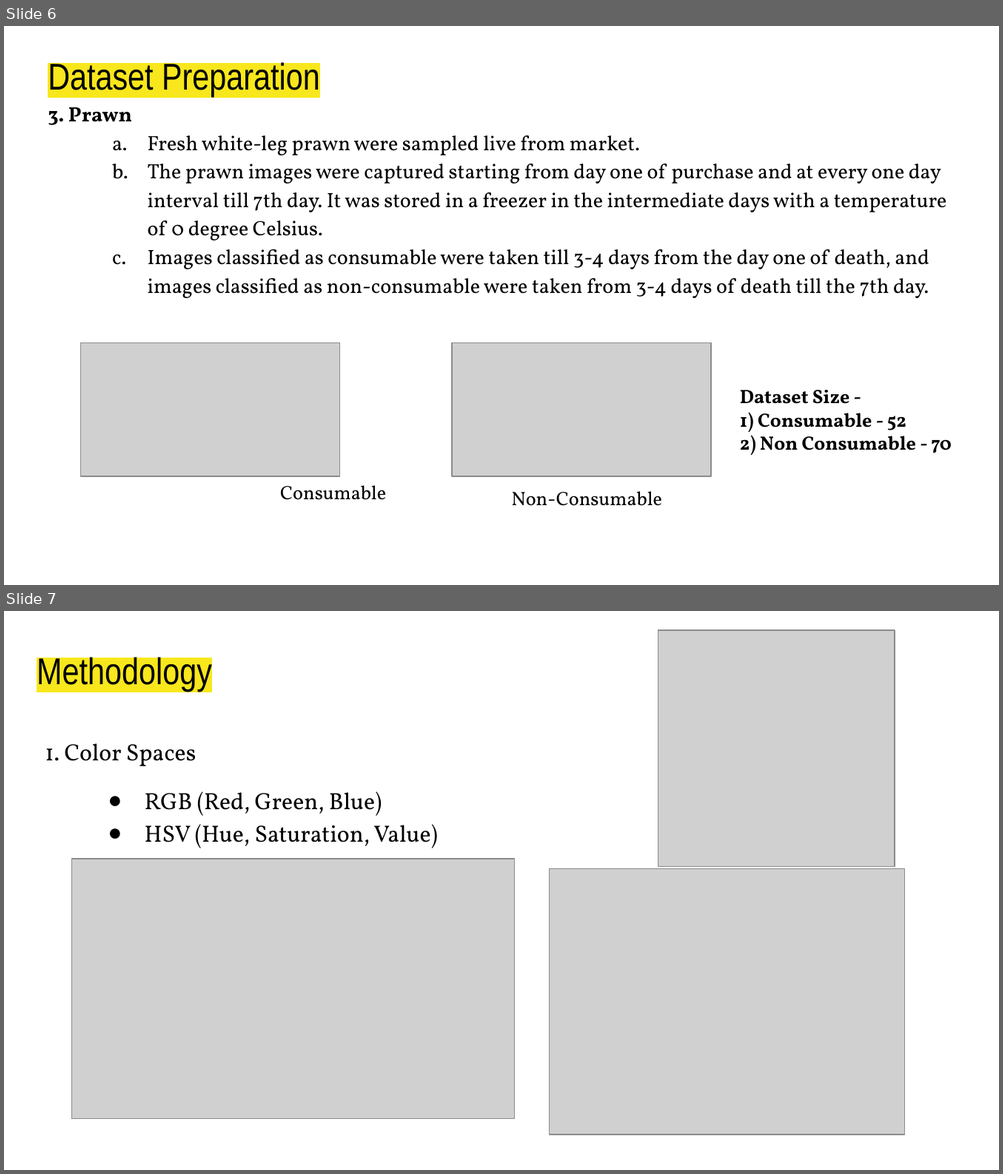
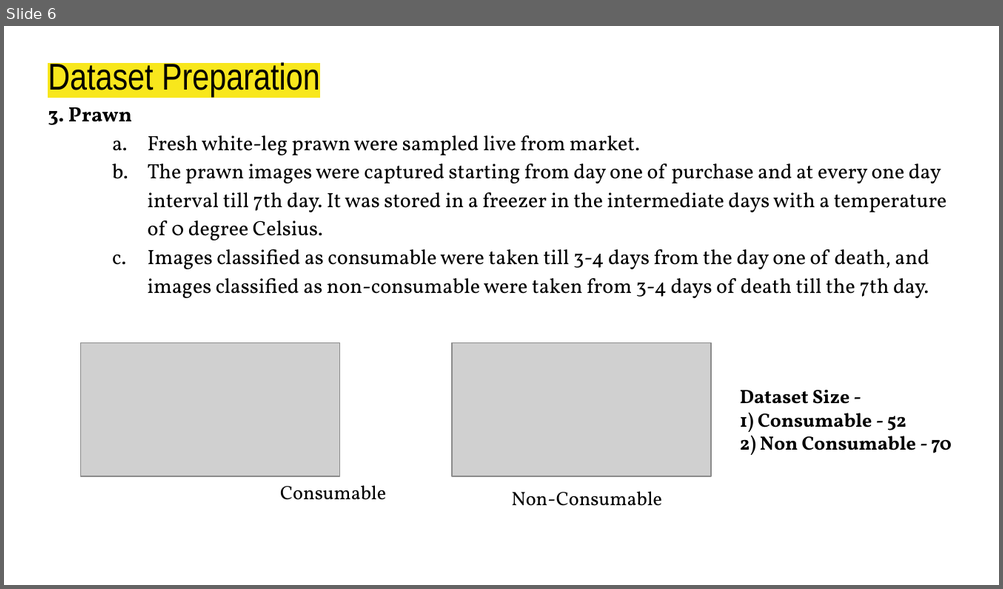
Before and after one commit to DebRC/Meat-Quality-Gradation-Research-Project-2023, a slide deck: Report-Paper-Survey/8th Semester/Report-Presentation.pptx. Shown one above the other, each under a label of ours: slides 6 and 7 before the commit, slide 6 after it. The pictures are 1003x1174 and 1003x589 pixels, drawn with LibreOffice and Linux fonts; fonts in the diff are those of the drawing; grey boxes stand for pictures. Boxes give left, top, right and bottom in pixels: in the first picture for what was removed or moved away, otherwise in the second. Text is boxed around its words. In the diff, an @@ line names an element or a change of style, - is before the commit and + after.

```diff
--- a/Report-Paper-Survey/8th Semester/Report-Presentation.pptx
+++ b/Report-Paper-Survey/8th Semester/Report-Presentation.pptx
@@ slide 7 removed at [4, 611, 999, 1170], background #FFFFFF @@
@@ picture removed at [657, 630, 894, 866] @@
@@ title removed at [37, 654, 212, 692] @@
-Methodology
@@ text removed at [45, 743, 437, 849] @@
-1. Color Spaces
-● RGB (Red, Green, Blue)
-● HSV (Hue, Saturation, Value)
@@ picture removed at [71, 859, 514, 1119] @@
@@ picture removed at [549, 869, 904, 1135] @@
```
Also in this commit, not shown: 6 slides changed, 19 slides added, 4 other slides removed, 1 other file.
